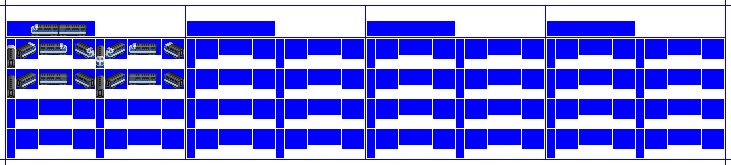
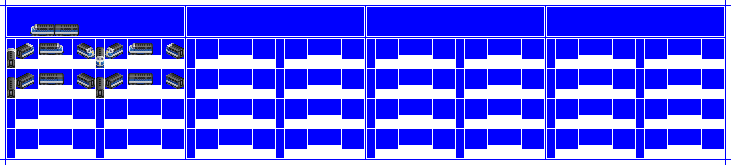
Layer changes from the first 731×165 image to the second:
removed layer "Liv0" over [7, 24, 184, 86]
added layer "CC1 copy #1" above "WHITE" over [7, 24, 184, 86]
painted on "Background" over [7, 7, 724, 36]